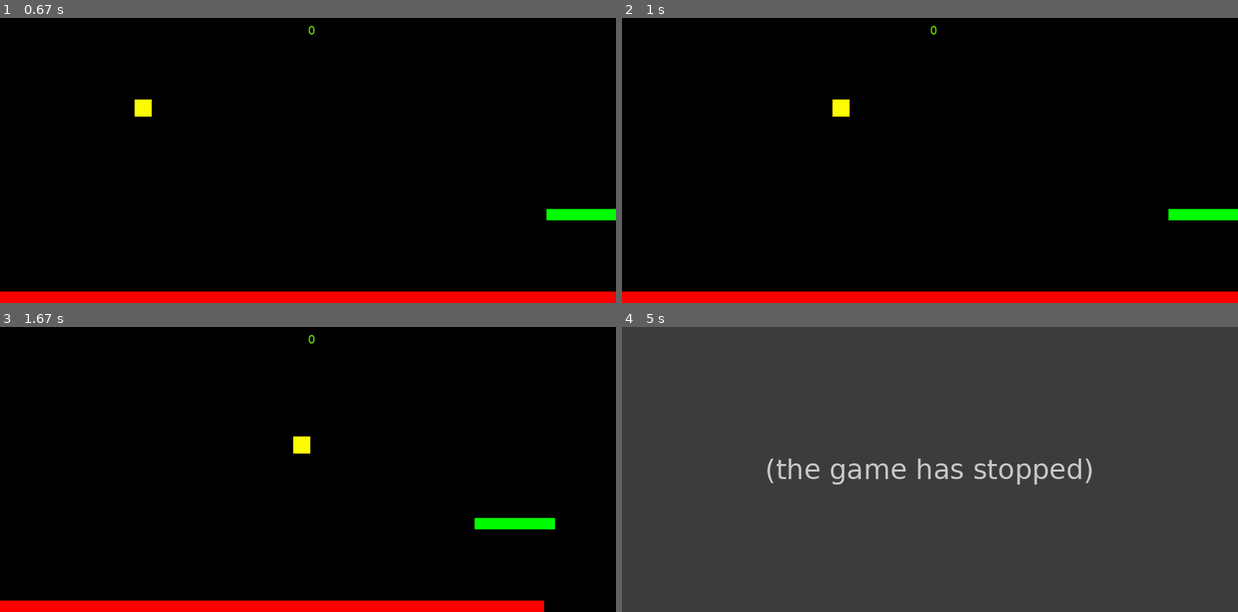
Above: before the commit, frames 1-4 (two rows, left to right).
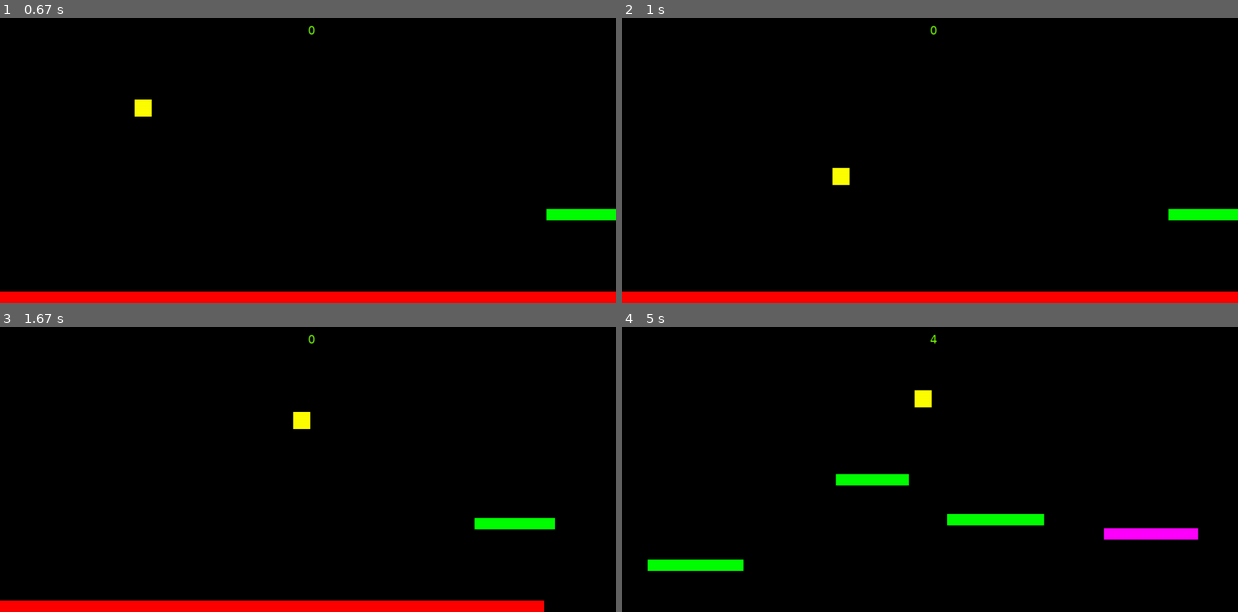
Above: after the commit, the same moments.

Repository: meaniebeanie22/pygame-games
Game: pygame game, started from final.py
Same seed, same stepped clock (60 frames per second), same inputs: the game is played once before the commit and once after it.
Inputs:
- Up to frame 1 (0.67 s): hold Up from 0.33 s (still down)
- Up to frame 2 (1 s): release Up at 0.8 s; hold Down from 0.83 s (still down)
- Up to frame 3 (1.67 s): release Down at 1.13 s; hold Up 1.17-1.53 s; hold Down from 1.57 s (still down)
- Up to frame 4 (5 s): release Down at 1.93 s; hold Up 1.97-2.27 s; hold Down 2.3-2.6 s; hold Up 2.63-3 s; hold Down 3.03-3.4 s; hold Up 3.43-3.73 s; hold Down 3.77-4.07 s; hold Up 4.1-4.47 s; hold Down 4.5-4.87 s; hold Up from 4.9 s (still down)

Frame 1 is identical in both runs. In frame 2, 0.4% of the frame differs, in the area x 34-37%, y 28-59%; in frame 3, 0.4%; in frame 4, 100%, in the area x 0-100%, y 0-100%.
Before the commit the program exited at 4.73 s; later frames show no game.

Commit message:
down smash

Diff:
--- a/final.py
+++ b/final.py
@@ -40,6 +40,8 @@
         self.acc = vec(0,0.2)
 
         pressed_keys = pygame.key.get_pressed()
+        if pressed_keys[pygame.K_DOWN] == True:
+            self.acc.y += 0.6
         self.acc.x = ACC
 
         self.acc.x += self.vel.x * FRIC
